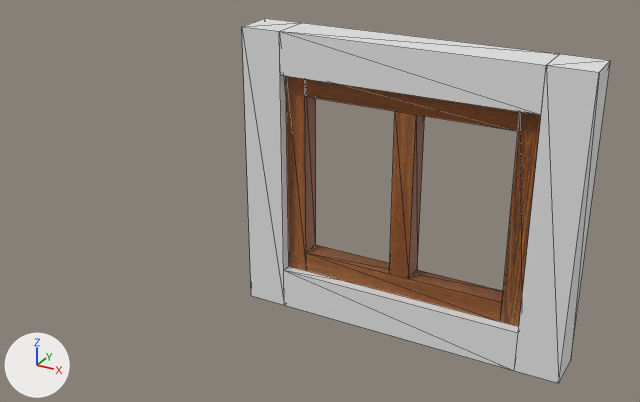
One commit to the glTF model public/blender/raam.gltf: the scene before it, then after it.
The view is the same before and after, from a 50 mm camera at (1.45, -3.45, 1.59) aimed at (-0.11, -0.62, 0.18). The lights are fixed; the arrows at lower left show +X, +Y and +Z. Mesh edges are drawn as thin lines. Where no turn or scale is listed for an object, it has been applied to the vertices.

Script lines for the objects in view, before the commit:
```python
me_cube_006 = bpy.data.meshes.new('Cube.006')
me_cube_006.from_pydata(...)  # a box spanning x -0.6..0.6, y -0.1..0.1, z -0.1..0.1
me_cube_007 = bpy.data.meshes.new('Cube.007')
me_cube_007.from_pydata(...)  # a box spanning x -0.1..0.1, y -0.1..0.1, z -0.7..0.7
me_cube_010 = bpy.data.meshes.new('Cube.010')
me_cube_010.from_pydata(...)  # a box spanning x -0.05..0.05, y -0.05..0.05, z -0.4..0.4
me_cube_010.materials.append(mat_balk_midden)  # picture img_wood
ob_balk_midden = bpy.data.objects.new('balk-midden', me_cube_010)
ob_balk_midden.location = (0.0, 0.0, 0.0)
ob_muur_boven_voorkant = bpy.data.objects.new('muur-boven-voorkant', me_cube_006)
ob_muur_boven_voorkant.location = (0.0, 0.0, 0.6)
ob_muur_links_voorkant = bpy.data.objects.new('muur-links-voorkant', me_cube_007)
ob_muur_links_voorkant.location = (-0.7, 0.0, 0.0)
# also in view: 'balk-rechts' at (0.55, 0.0, 0.0); 'balk-links' at (-0.55, 0.0, 0.0); 'balk-onder' at (0.0, 0.0, -0.45); 'muur-rechts-voorkant' at (0.7, 0.0, 0.0); 'balk-boven' at (0.0, 0.0, 0.45)
```
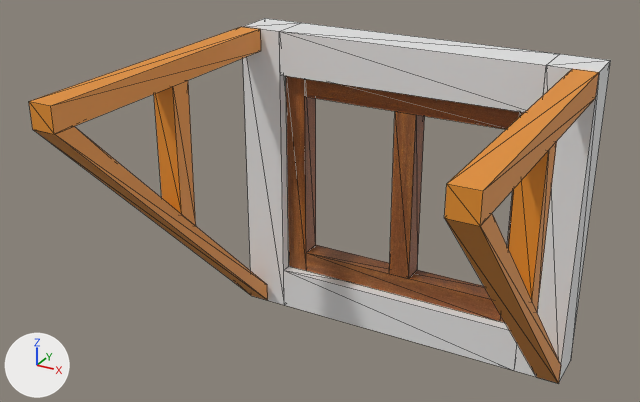
Changed parts and their boxes [x1, y1, x2, y2] in the pictures (640 x 402 px):
'balk-zijkant-rechts', added (orange)
    after: [445, 69, 599, 226]
'balk-zijkant-links', added
    after: [29, 27, 261, 134]
'balk-schuin-rechts', added
    after: [445, 214, 561, 383]
'balk-schuin-links', added
    after: [34, 126, 268, 300]
'balk-midden-rechts', added (orange)
    after: [509, 141, 557, 312]
'balk-midden-links', added
    after: [154, 80, 196, 226]
'balk-rechts', unchanged, covered by the edit
    before: [500, 112, 541, 326]
    after: [500, 112, 525, 323]

The change, as a list of edits to the scene's bpy script:
```text
Add mat_material_003:
    mat_material_003 = principled_material('Material.003')
    mat_material_003.base_color = (0.8, 0.284, 0.0258)  # orange #e7912d
Add mat_material_001:
    mat_material_001 = principled_material('Material.001')
    mat_material_001.base_color = (0.8, 0.284, 0.0258)  # orange #e7912d
Add me_cube_014:
    me_cube_014.from_pydata([(-0.049, -0.051, -0.261), (-0.05, -0.05, 0.3), (-0.05, 0.04, -0.349), (-0.05, 0.05, 0.3), (0.05, -0.051, -0.261), (0.05, -0.051, 0.3), (0.051, 0.04, -0.349), (0.05, 0.05, 0.3)], [], [(0, 1, 3), (0, 3, 2), (2, 3, 7), (2, 7, 6), (6, 7, 5), (6, 5, 4), (4, 5, 1), (4, 1, 0), (2, 6, 4), (2, 4, 0), (7, 3, 1), (7, 1, 5)])
    me_cube_014.materials.append(mat_material_003)  # orange #e7912d
Add me_cube_013:
    me_cube_013.from_pydata([(-0.05, 0.651, -0.701), (-0.05, -0.648, 0.599), (-0.05, 0.652, -0.609), (-0.05, -0.556, 0.599), (0.051, 0.65, -0.701), (0.05, -0.649, 0.599), (0.05, 0.651, -0.609), (0.05, -0.555, 0.599)], [], [(0, 1, 3), (0, 3, 2), (2, 3, 7), (2, 7, 6), (6, 7, 5), (6, 5, 4), (4, 5, 1), (4, 1, 0), (2, 6, 4), (2, 4, 0), (7, 3, 1), (7, 1, 5)])
    me_cube_013.materials.append(mat_material_003)  # orange #e7912d
Add me_cube_012:
    me_cube_012.from_pydata(...)  # a box spanning x -0.05..0.05, y -0.65..0.65, z -0.05..0.05
    me_cube_012.materials.append(mat_material_001)  # orange #e7912d
Add ob_balk_midden_links:
    ob_balk_midden_links = bpy.data.objects.new('balk-midden-links', me_cube_014)
    ob_balk_midden_links.location = (-0.75, -0.7, 0.3)
Add ob_balk_schuin_links:
    ob_balk_schuin_links = bpy.data.objects.new('balk-schuin-links', me_cube_013)
    ob_balk_schuin_links.location = (-0.75, -0.75, 0.0)
Add ob_balk_zijkant_links:
    ob_balk_zijkant_links = bpy.data.objects.new('balk-zijkant-links', me_cube_012)
    ob_balk_zijkant_links.location = (-0.75, -0.749, 0.65)
Add ob_balk_midden_rechts:
    ob_balk_midden_rechts = bpy.data.objects.new('balk-midden-rechts', me_cube_014.copy())
    ob_balk_midden_rechts.location = (0.75, -0.7, 0.3)
Add ob_balk_schuin_rechts:
    ob_balk_schuin_rechts = bpy.data.objects.new('balk-schuin-rechts', me_cube_013.copy())
    ob_balk_schuin_rechts.location = (0.75, -0.75, 0.0)
Add ob_balk_zijkant_rechts:
    ob_balk_zijkant_rechts = bpy.data.objects.new('balk-zijkant-rechts', me_cube_012.copy())
    ob_balk_zijkant_rechts.location = (0.75, -0.75, 0.65)
```
